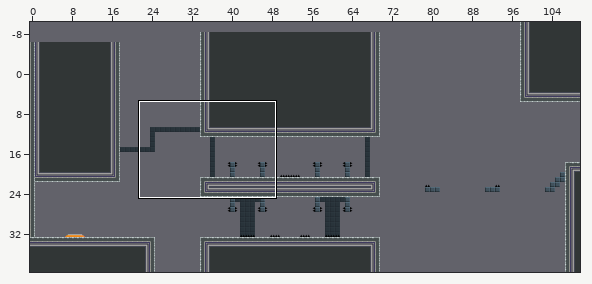
An edit to a level. Tiled map, android/assets/levels/level3.tmx. Above: a wide view before the commit, with the close-up outlined.
Close-up. First the earlier version:
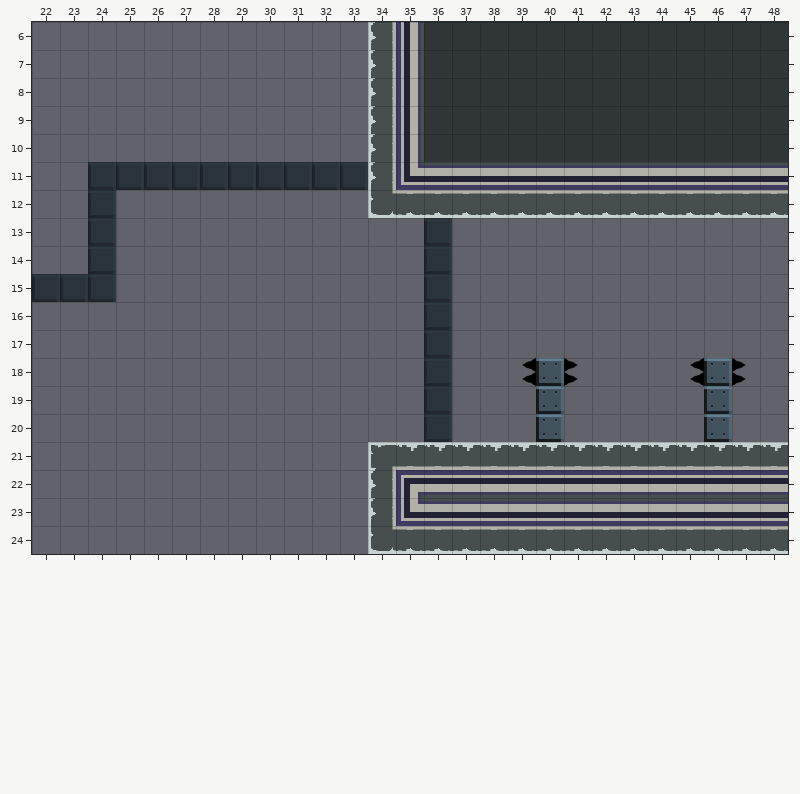
Cells are 32x32 px. Shown: x 22..48, y 6..24. The commit also changed other parts of the map, which this record leaves out. The old version is drawn lined up with the new one.
After the commit:
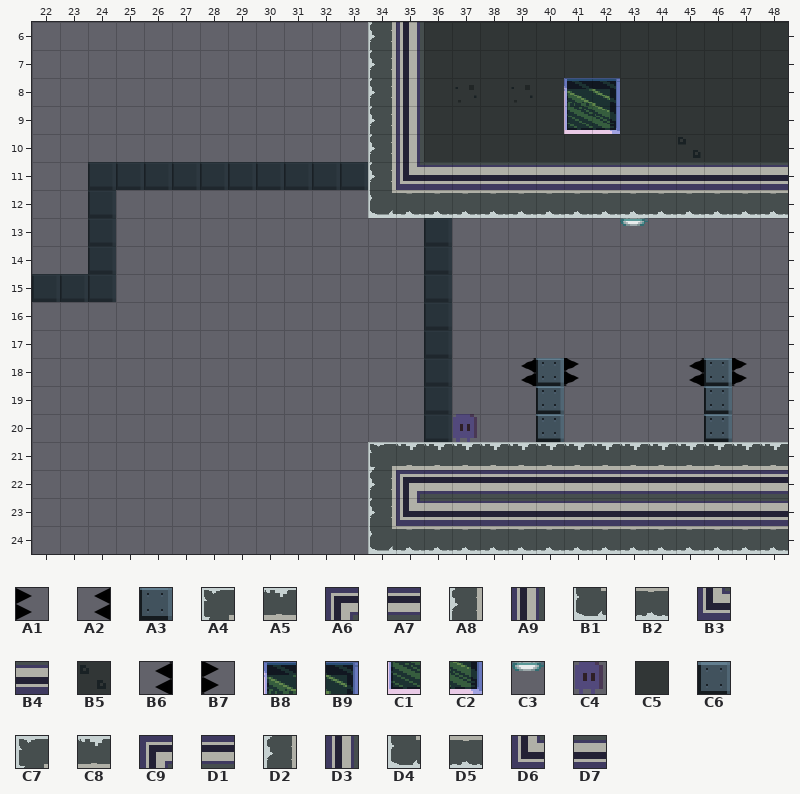
Key: from "tiles_128": A1 12, A2 14; from "tileset": A3 37, A4 48, A5 49, A6 53, A7 54, A8 64, A9 69, B1 80, B2 81, B3 85, B4 86, B5 133, B6 145 turned 270, B7 145 turned 90, B8 160, B9 161, C1 176, C2 177, C3 193, C4 208; from "tileset-new": C5 16, C6 35, C7 45, C8 46, C9 50, D1 51, D2 60, D3 65, D4 75, D5 76, D6 80, D7 81.
__ is an empty cell.
Tiles replaced or removed in this view: A1, A2, C5, C6, C7, C8, C9, D1, D2, D3, D4, D5, D6, D7.
Changes in this commit:
Changed rows in their new state; .. is an unchanged cell.
map size 160x50 -> 160x40 cells (old content now starts at 0,-10; both pictures use the new coordinates)
Layer "Platform":
first column x 34:
 6 A8 A9 .. .. .. .. .. .. .. .. .. .. .. .. ..
 7 A8 A9 .. .. .. .. .. .. .. .. .. .. .. .. ..
 8 A8 A9 .. .. .. .. .. B8 B9 .. .. .. .. .. ..
 9 A8 A9 .. .. .. .. .. C1 C2 .. .. .. .. .. ..
10 A8 A9 .. .. .. .. .. .. .. .. .. B5 .. .. ..
11 A8 B3 B4 B4 B4 B4 B4 B4 B4 B4 B4 B4 B4 B4 B4
12 B1 B2 B2 B2 B2 B2 B2 B2 B2 B2 B2 B2 B2 B2 B2
first column x 34:
18 .. .. .. .. .. __ A3 __ .. .. .. __ A3 __ ..
19 .. .. .. .. .. .. A3 .. .. .. .. .. A3 .. ..
20 .. .. .. C4 .. .. A3 .. .. .. .. .. A3 .. ..
21 A4 A5 A5 A5 A5 A5 A5 A5 A5 A5 A5 A5 A5 A5 A5
22 A8 A6 A7 A7 A7 A7 A7 A7 A7 A7 A7 A7 A7 A7 A7
23 A8 B3 B4 B4 B4 B4 B4 B4 B4 B4 B4 B4 B4 B4 B4
24 B1 B2 B2 B2 B2 B2 B2 B2 B2 B2 B2 B2 B2 B2 B2
Layer "Spikes":
first column x 43:
13 C3
first column x 39:
18 B6 .. B7 .. .. .. B6 .. B7
Pixel boxes of the changes (left, top, right, bottom) in both close-ups:
changed: (370, 22, 788, 242)
changed: (370, 358, 788, 551)
